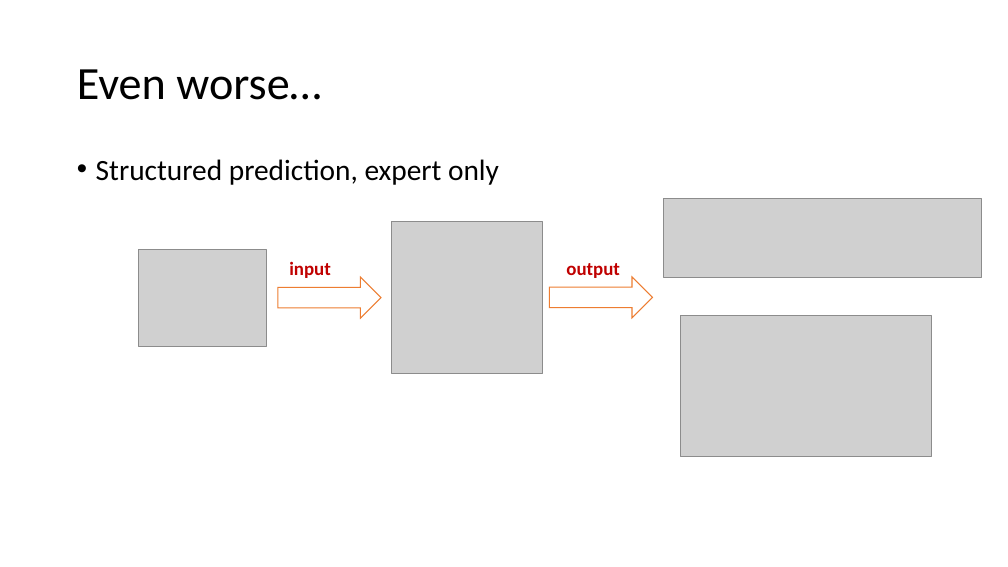
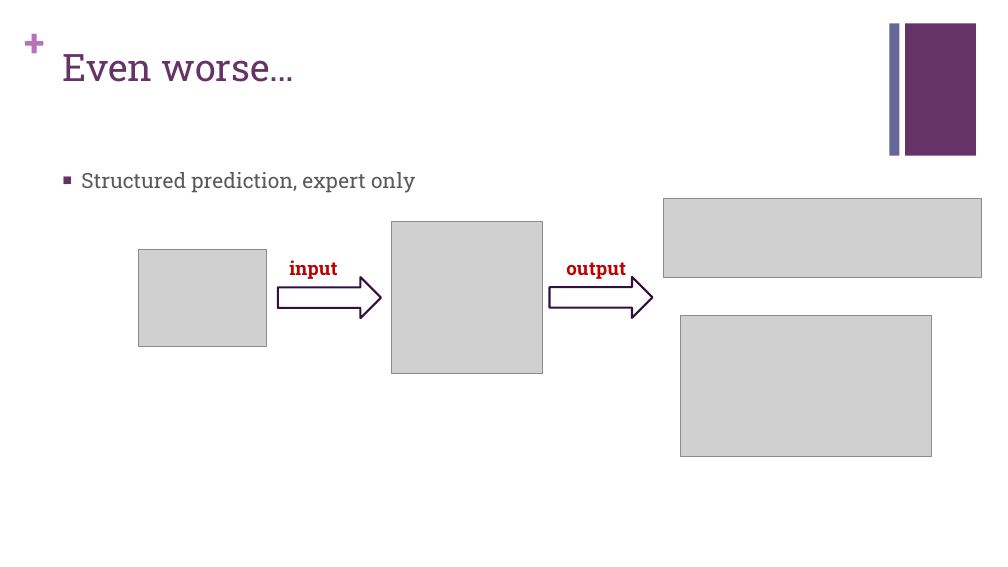
Before and after one commit to slxu/CrowdLabeling, a slide deck: slide 4 of presentation/present1.pptx. Drawn at 1008x567 pixels with LibreOffice and Linux fonts; fonts in the diff are those of the drawing; grey boxes stand for pictures. Boxes give left, top, right and bottom in pixels: in the first picture for what was removed or moved away, otherwise in the second. Text is boxed around its words. In the diff, an @@ line names an element or a change of style, - is before the commit and + after.

```diff
--- a/presentation/present1.pptx
+++ b/presentation/present1.pptx
@@ text added at [25,19,54,65], 36 pt, text #B870B8, bold @@
++
@@ rectangle added at [889,23,899,156], fill #666699 @@
@@ rectangle added at [905,23,976,156], fill #663366 @@
@@ title "Even worse…": place and size @@
-title "Even worse…" at [77,69,321,100]
+title "Even worse…" at [63,54,295,82]
@@ title "Even worse…" at [63,54,295,82]: size 44 to 36 pt, font Calibri to Roboto Slab, text colour #000000 to #663366; line spacing 0.9 to 1; vertical alignment middle to top @@
@@ text "Structured prediction, expert only": place and size @@
-text "Structured prediction, expert only" at [96,159,499,185]
+text "Structured prediction, expert only" at [81,172,415,193]
@@ text "Structured prediction, expert only" at [81,172,415,193]: size 28 to 20 pt, font Calibri to Roboto Slab, text colour #000000 to #595959; bullet • to ■; line spacing 0.9 to 1; more space between paragraphs @@
@@ text "input" at [289,260,337,279]: font Calibri to Roboto Slab @@
@@ text "output" at [566,262,626,279]: font Calibri to Roboto Slab @@
@@ right arrow at [278,278,381,318]: outline #ED7D31 1 pt to #330F42 2 pt @@
@@ right arrow at [550,277,653,318]: outline #ED7D31 1 pt to #330F42 2 pt @@
```
Also in this commit, not shown: 8 other slides changed, 6 other files.
